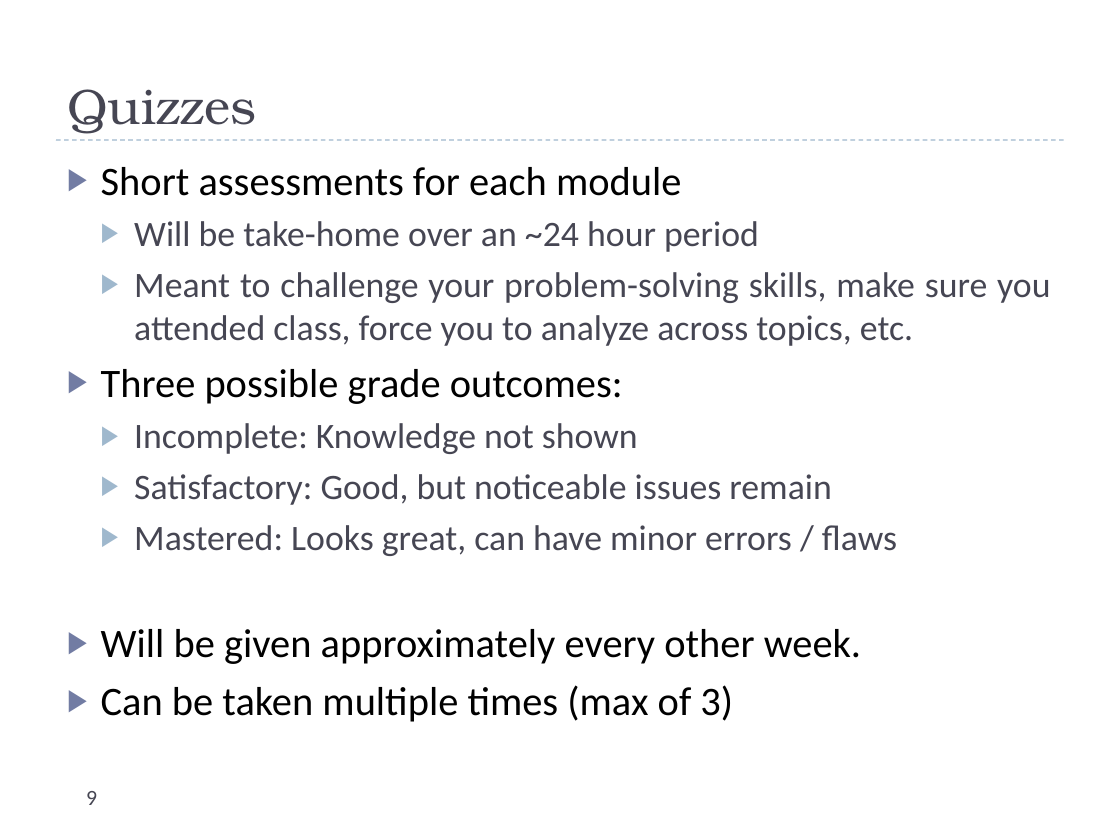
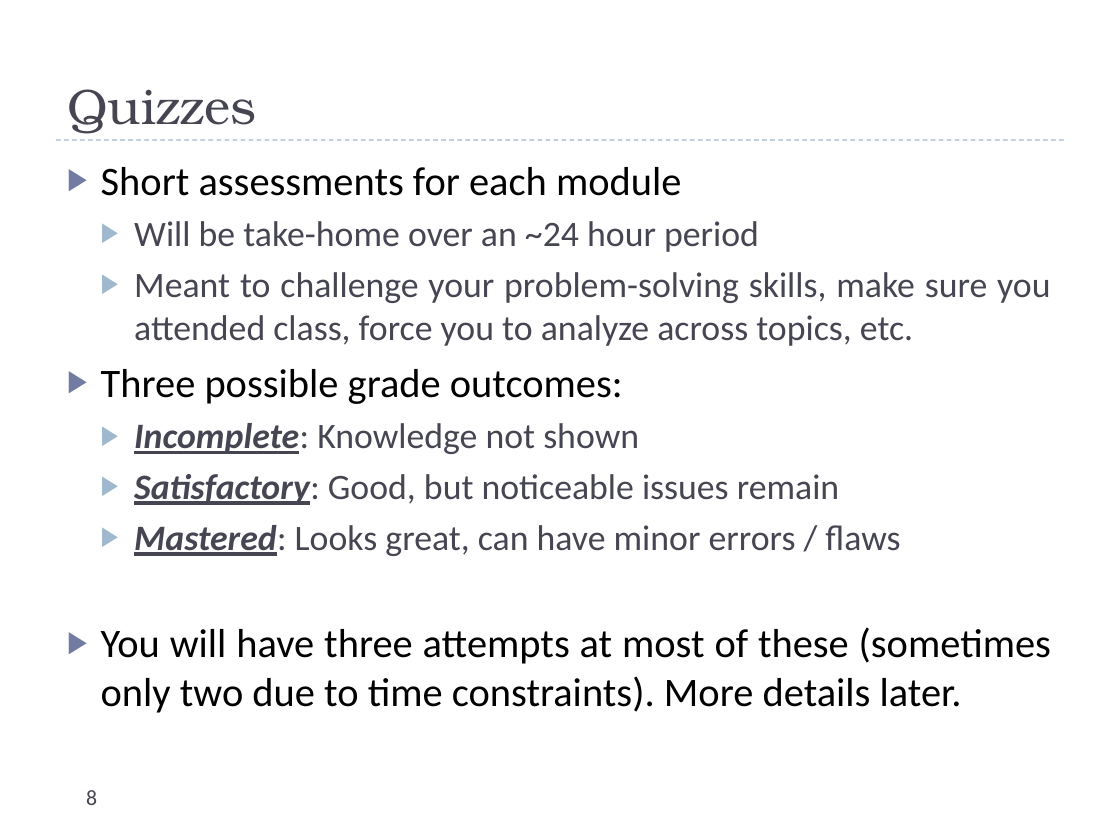
Before and after one commit to uva-cs/cs4102-f21, a slide deck: slide 8 of slides/courseintroduction.pptx (slide 9 before the commit). Drawn at 1120x840 pixels with LibreOffice and Linux fonts; fonts in the diff are those of the drawing. Boxes give left, top, right and bottom in pixels: in the first picture for what was removed or moved away, otherwise in the second. Text is boxed around its words. In the diff, an @@ line names an element or a change of style, - is before the commit and + after.

```diff
--- a/slides/courseintroduction.pptx
+++ b/slides/courseintroduction.pptx
@@ text at [134, 423, 900, 556]: bold on, italic on, underline on in "Incomplete:", "Satisfactory:", "Mastered:" @@
@@ text at [101, 627, 1051, 713]: text changed @@
-▶ Will be given approximately every other week.
-▶ Can be taken multiple times (max of 3)
+▶ You will have three attempts at most of these (sometimes only two due to time constraints). More details later.
@@ page number at [86, 790, 97, 805]: text changed @@
-9
+8
```
Also in this commit, not shown: 3 other slides changed, 1 slide removed, 5 other files.
